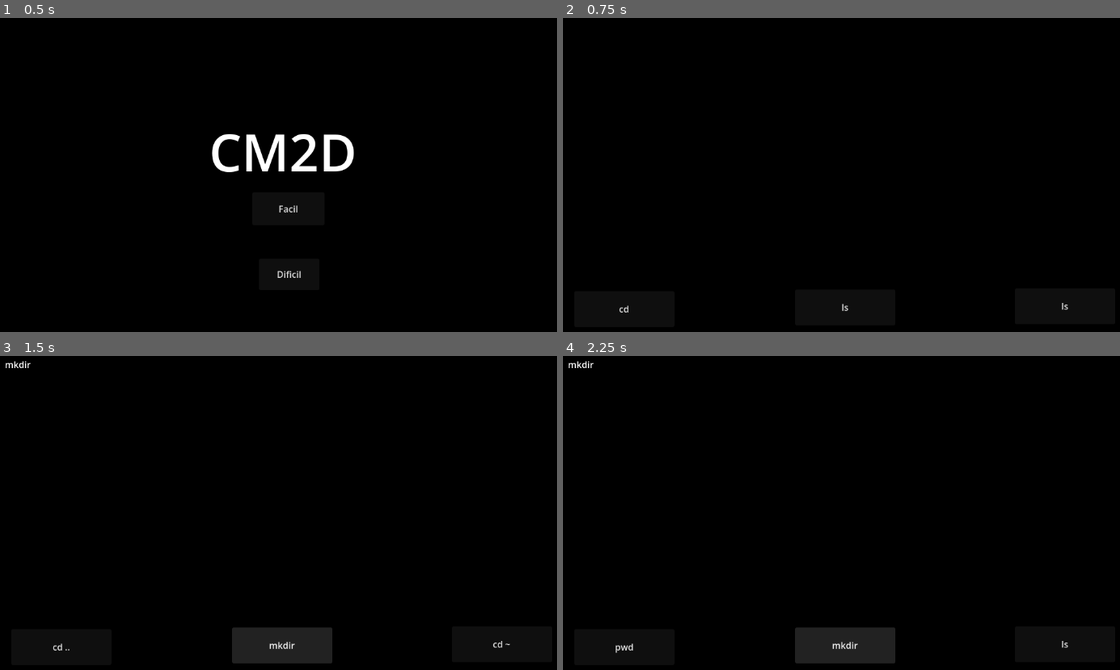
Above: before the commit, frames 1-4 (two rows, left to right).
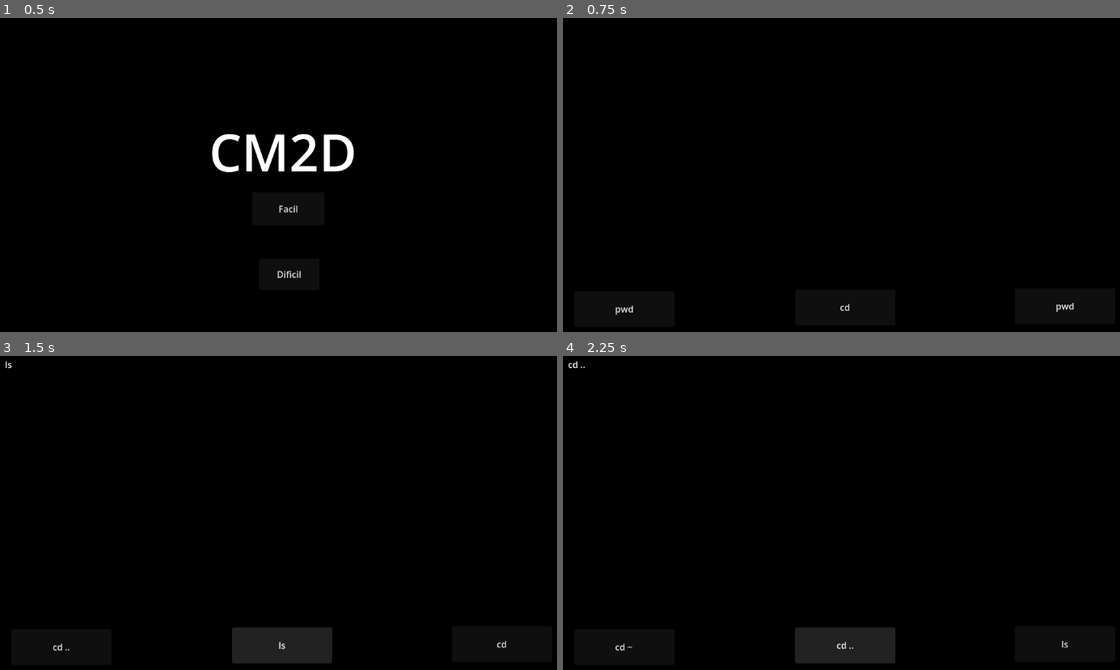
Above: after the commit, the same moments.

Repository: martinkuruzg-hue/hacking-cmd-game2
Game: Godot game, scene res://titulo.tscn
Same seed, same stepped clock (60 frames per second), same inputs: the game is played once before the commit and once after it. The engine's default icon, where the game draws it, is replaced by a stand-in: a white triangle on a blue panel in a dark square.
Inputs:
- Up to frame 1 (0.5 s): no input
- Up to frame 2 (0.75 s): click "Facil" at 0.5 s
- Up to frame 3 (1.5 s): click "ls" (after the commit: "cd") at 1.25 s
- Up to frame 4 (2.25 s): click "mkdir" (after the commit: "ls") at 2 s

Frame 1 is identical in both runs. In frame 2, 0.1% of the frame differs, in the area x 9-92%, y 90-95%; in frame 3, 0.2%; in frame 4, 0.2%, in the area x 0-53%, y 1-95%.

Commit message:
alpha 13

Diff:
--- a/facil.gd
+++ b/facil.gd
@@ -11,11 +11,11 @@
 var lista_carpetas = ["home"]
 var jerarquia_carpetas = {"home":0 , "Documents":1, "Desktop":1, "Download":1, "a":2,"e":3}
 var fichero = "~\\home>"
-var flojera = [1,2,3]
+var optimizacion = [1,2,3]
 
 # Called when the node enters the scene tree for the first time.
 func _ready() -> void:
-	flojera2()
+	optimizacion2()
 
 # Called every frame. 'delta' is the elapsed time since the previous frame.
 func _process(delta: float) -> void:
@@ -23,18 +23,18 @@
 
 
 func _on_button_2_pressed() -> void:
-	flojera2()
+	optimizacion2()
 	$Label.text =$Button2.text
 
 
 func _on_button_3_pressed() -> void:
-	flojera2()
+	optimizacion2()
 	$Label.text =$Button3.text
 
 func _on_button_1_pressed() -> void:
-	flojera2()
+	optimizacion2()
 	$Label.text =$Button1.text
 
-func flojera2():
-	for i in flojera :
+func optimizacion2():
+	for i in optimizacion :
 		get_node("Button"+str(i)).text= str(lista_comandos.find_key(randi_range(1,8)))
